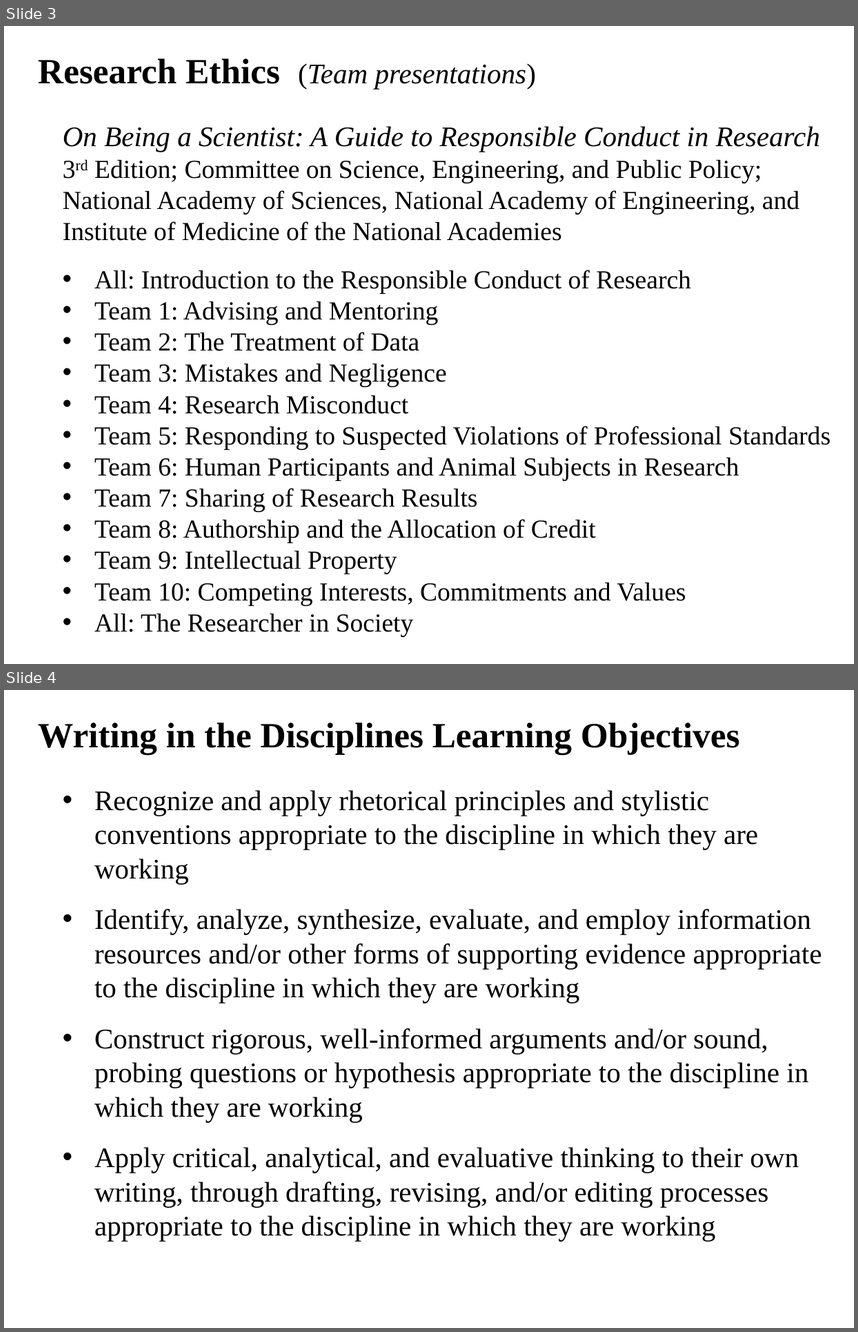
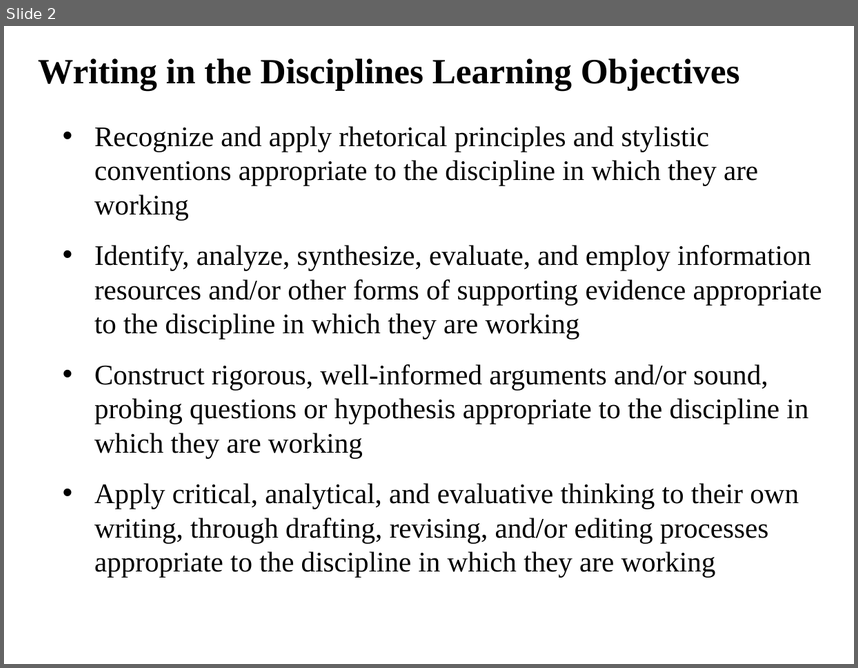
Before and after one commit to ajvanderhorst/PhysicsCapstoneGW, a slide deck: Slides/Class04.pptx. Shown one above the other, each under a label of ours: slides 3 and 4 before the commit, slide 2 after it. The pictures are 858x1332 and 858x668 pixels, drawn with LibreOffice and Linux fonts; fonts in the diff are those of the drawing. Boxes give left, top, right and bottom in pixels: in the first picture for what was removed or moved away, otherwise in the second. Text is boxed around its words. In the diff, an @@ line names an element or a change of style, - is before the commit and + after.

```diff
--- a/Slides/Class04.pptx
+++ b/Slides/Class04.pptx
@@ slide 3 removed at (4,26,854,664), background #FFFFFF @@
@@ text removed at (38,58,536,89) @@
-Research Ethics (Team presentations)
@@ text removed at (63,126,831,637) @@
-On Being a Scientist: A Guide to Responsible Conduct in Research
-3rd Edition; Committee on Science, Engineering, and Public Policy; National Academy of Sciences, National Academy of Engineering, and Institute of Medicine of the National Academies
-• All: Introduction to the Responsible Conduct of Research
-• Team 1: Advising and Mentoring
-• Team 2: The Treatment of Data
-• Team 3: Mistakes and Negligence
-• Team 4: Research Misconduct
-• Team 5: Responding to Suspected Violations of Professional Standards
-• Team 6: Human Participants and Animal Subjects in Research
-• Team 7: Sharing of Research Results
-• Team 8: Authorship and the Allocation of Credit
-• Team 9: Intellectual Property
-• Team 10: Competing Interests, Commitments and Values
-• All: The Researcher in Society
@@ what was slide 4 is now slide 2 @@
```
Also in this commit, not shown: 1 slide changed, 1 other slide removed.
